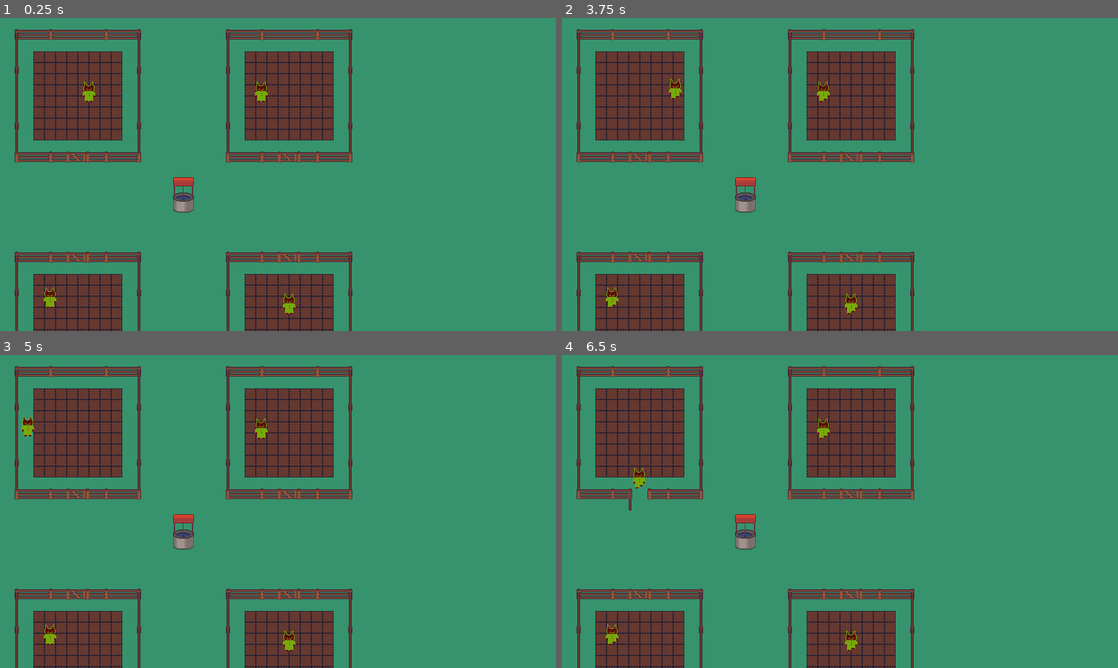
Above: before the commit, frames 1-4 (two rows, left to right).
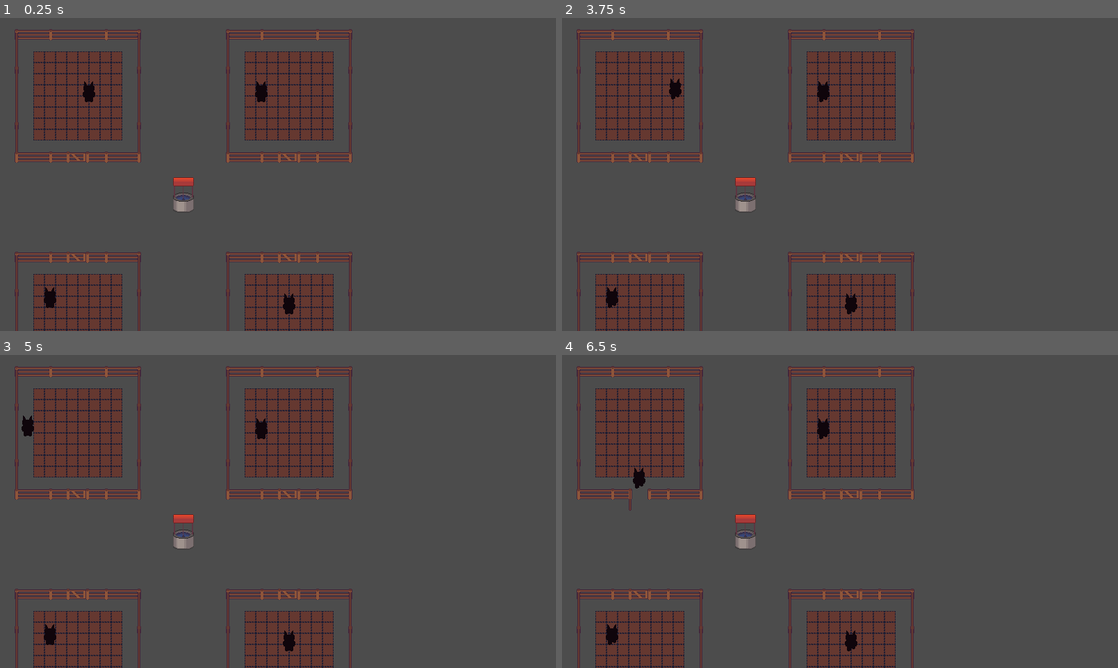
Above: after the commit, the same moments.

Repository: m-r-hunt/overgrown
Game: Godot game, scene res://scenes/farms.tscn
The game is run twice, just before and just after one commit, with the same random seed, the same clock (stepped at 60 frames per second) and the same inputs.
Inputs:
- Up to frame 1 (0.25 s): no input
- Up to frame 2 (3.75 s): tap Enter at 0.5 s; hold D (p1_right) 0.53-1.28 s; hold S (p1_down) 1.28-2.03 s; hold D (p1_right) 2.03-2.78 s; hold W (p1_up) 2.78-3.53 s; hold A (p1_left) from 3.53 s (still down)
- Up to frame 3 (5 s): keep holding A (p1_left)
- Up to frame 4 (6.5 s): release A (p1_left) at 5.03 s; hold S (p1_down) 5.03-5.78 s; hold D (p1_right) from 5.78 s (still down)

The runs differ from the first frame. In frame 1, 80% of the frame differs, in the area x 0-100%, y 0-100%; in frame 2, 80%; in frame 3, 80%; in frame 4, 80%.

Commit message:
Make palette swap work

Diff:
--- a/scenes/catman.tscn
+++ b/scenes/catman.tscn
@@ -10,7 +10,6 @@
 [sub_resource type="ShaderMaterial" id=1]
 resource_local_to_scene = true
 shader = ExtResource( 5 )
-shader_param/swap = true
 shader_param/palette_n = 0
 shader_param/palettes = ExtResource( 6 )
 
@@ -22,6 +21,7 @@
 script = ExtResource( 1 )
 
 [node name="KinematicBody2D" type="KinematicBody2D" parent="."]
+collision_layer = 3
 script = ExtResource( 2 )
 
 [node name="Selector" type="Sprite" parent="KinematicBody2D"]
--- a/scenes/farms.tscn
+++ b/scenes/farms.tscn
@@ -9,6 +9,7 @@
 [node name="Node2D" type="Node2D"]
 
 [node name="BGTiles" type="TileMap" parent="."]
+visible = false
 tile_set = ExtResource( 1 )
 cell_size = Vector2( 16, 16 )
 format = 1
@@ -21,6 +22,7 @@
 tile_data = PoolIntArray( 65537, 0, 65537, 65538, 0, 65538, 65539, 0, 65538, 65540, 0, 196610, 65541, 0, 65538, 65542,  …(5079 unchanged characters)…
 
 [node name="Plots" type="Node2D" parent="."]
+editor/display_folded = true
 
 [node name="TopLeft" type="Node2D" parent="Plots"]
 editor/display_folded = true
@@ -809,6 +811,7 @@
 position = Vector2( 264, 248 )
 
 [node name="Gates" type="Node2D" parent="."]
+editor/display_folded = true
 
 [node name="Gate1" parent="Gates" instance=ExtResource( 4 )]
 position = Vector2( 112, 200 )
--- a/scripts/catman.gd
+++ b/scripts/catman.gd
@@ -3,10 +3,10 @@
 var player_speed := 100.0
 var last_select_dir := Vector2(0, 1)
 
-var down_action := "p1_down"
-var up_action := "p1_up"
-var left_action := "p1_left"
-var right_action := "p1_right"
+export var down_action := "p1_down"
+export var up_action := "p1_up"
+export var left_action := "p1_left"
+export var right_action := "p1_right"
 
 func _ready():
 	$"Aseprite Sprite/Animation Player".play("Walk")
--- a/scripts/catman_top.gd
+++ b/scripts/catman_top.gd
@@ -1,10 +1,17 @@
 extends Node2D
 
-export(int, 1, 4) var player_number := 1
+tool
+
+export(int, 1, 4) var player_number := 1 setget set_player_number
 
 func _ready():
+	set_player_number(player_number)
+
+func set_player_number(n):
+	player_number = n
 	$KinematicBody2D.collision_layer |= (1 << player_number)
 	$KinematicBody2D.up_action = str("p", player_number, "_up")
 	$KinematicBody2D.down_action = str("p", player_number, "_down")
 	$KinematicBody2D.left_action = str("p", player_number, "_left")
 	$KinematicBody2D.right_action = str("p", player_number, "_right")
+	$"KinematicBody2D/Aseprite Sprite".material.set_shader_param("palette_n", player_number-1)
--- a/scripts/shaders/palette_swap.shader
+++ b/scripts/shaders/palette_swap.shader
@@ -1,6 +1,5 @@
 shader_type canvas_item;
 
-uniform bool swap;
 uniform sampler2D palettes;
 uniform int palette_n;
 
Binary file changed: sprites/catman.ase
Binary file changed: sprites/catman.png
Binary file changed: sprites/catman_palette.ase
Binary file changed: sprites/catman_palette.png
